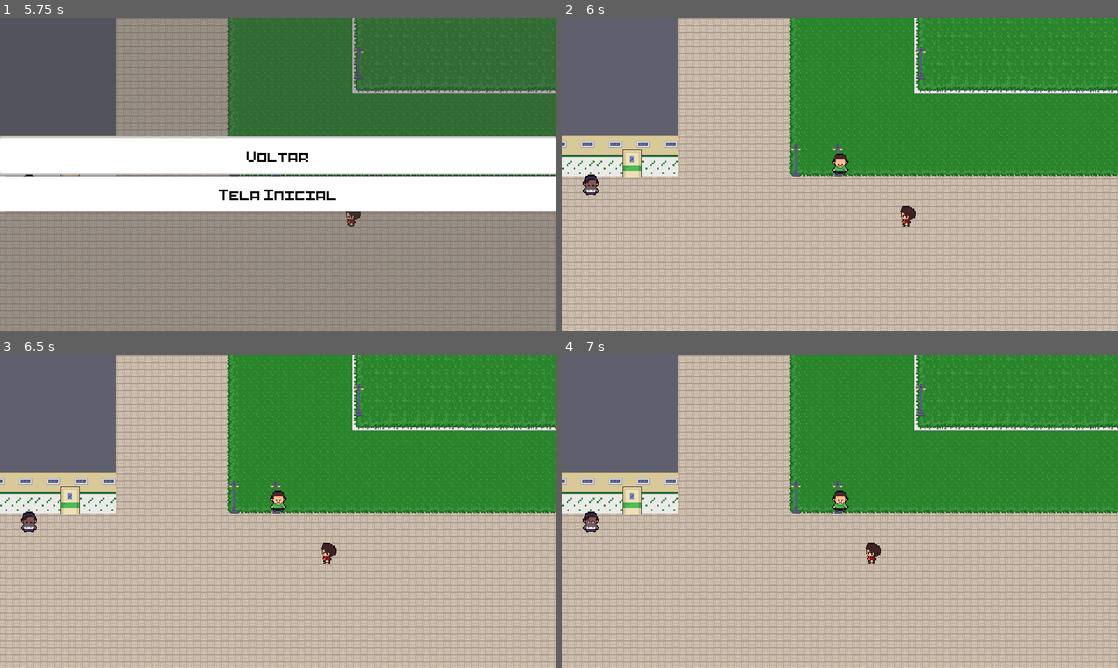
Above: before the commit, frames 1-4 (two rows, left to right).
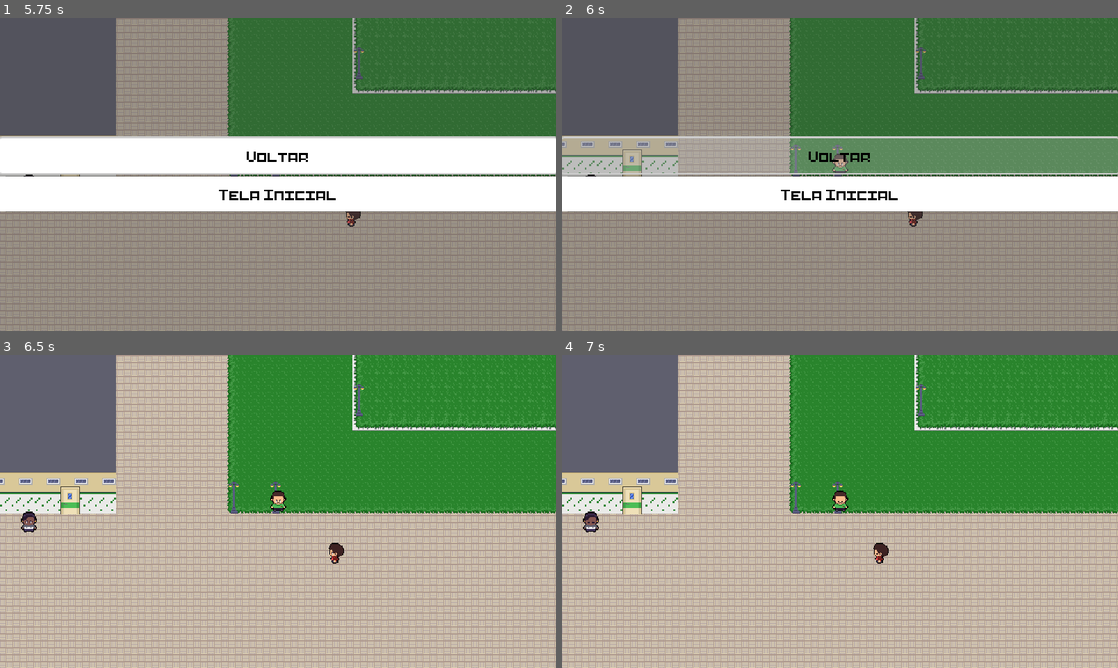
Above: after the commit, the same moments.

Repository: 1sad0ra/OpalaGames
Game: Godot game, scene res://cenas/ui_cenas/tela_incial.tscn
Same seed, same stepped clock (60 frames per second), same inputs: the game is played once before the commit and once after it.
Inputs (mouse positions are in pixels of both pictures, inside the frame that each line leads up to):
- Up to frame 1 (5.75 s): click "Jogar" at 0.5 s; tap Enter (ui_accept) at 1.25, 1.52, 2.27, 3.77, 4.52, 5, 5.27 s; move the mouse to (400, 158) at 1.27 s; hold D (direita) 1.28-2.03 s; tap E (interact) every 0.75 s from 1.35 to 5.1 s; move the mouse to (166, 190) at 2.02 s; hold S (baixo) 2.03-2.78 s; move the mouse to (333, 105) at 2.77 s; hold D (direita) 2.78-3.53 s; move the mouse to (250, 237) at 3.52 s; hold W (cima) 3.53-4.28 s; move the mouse to (444, 221) at 4.27 s; hold A (esquerda) from 4.28 s (still down); tap Space (cancelar) at 4.9 s; move the mouse to (111, 127) at 5.02 s; tap Escape (ui_cancel) at 5.65 s
- Up to frame 2 (6 s): release A (esquerda) at 5.75 s; click "Voltar" at 5.75 s
- Up to frame 3 (6.5 s): no input
- Up to frame 4 (7 s): move the mouse to (867, 511) at 6.52 s; hold S (baixo) from 6.53 s (still down); tap E (interact) at 6.6 s

Frame 1 is identical in both runs. In frame 2, 90% of the frame differs, in the area x 0-100%, y 0-100%; in frame 3, 0.2%; in frame 4, 0.2%.

Commit message:
add
Som no menu de pause

Diff:
--- a/new-game-project/cenas/enigmas/enigma_1.tscn
+++ b/new-game-project/cenas/enigmas/enigma_1.tscn
@@ -29,6 +29,21 @@
 "speed": 1.0
 }]
 
+[sub_resource type="Animation" id="Animation_ww6hv"]
+length = 0.001
+tracks/0/type = "value"
+tracks/0/imported = false
+tracks/0/enabled = true
+tracks/0/path = NodePath(".:frame")
+tracks/0/interp = 1
+tracks/0/loop_wrap = true
+tracks/0/keys = {
+"times": PackedFloat32Array(0),
+"transitions": PackedFloat32Array(1),
+"update": 1,
+"values": [0]
+}
+
 [sub_resource type="Animation" id="Animation_3jwc0"]
 resource_name = "abrirarmario"
 tracks/0/type = "value"
@@ -42,21 +57,6 @@
 "transitions": PackedFloat32Array(1, 1),
 "update": 1,
 "values": [0, 1]
-}
-
-[sub_resource type="Animation" id="Animation_ww6hv"]
-length = 0.001
-tracks/0/type = "value"
-tracks/0/imported = false
-tracks/0/enabled = true
-tracks/0/path = NodePath(".:frame")
-tracks/0/interp = 1
-tracks/0/loop_wrap = true
-tracks/0/keys = {
-"times": PackedFloat32Array(0),
-"transitions": PackedFloat32Array(1),
-"update": 1,
-"values": [0]
 }
 
 [sub_resource type="AnimationLibrary" id="AnimationLibrary_jb2ht"]
--- a/new-game-project/cenas/enigmas/enigma_2.tscn
+++ b/new-game-project/cenas/enigmas/enigma_2.tscn
@@ -28,6 +28,21 @@
 [sub_resource type="CircleShape2D" id="CircleShape2D_15uim"]
 radius = 20.0998
 
+[sub_resource type="Animation" id="Animation_aqchf"]
+length = 0.001
+tracks/0/type = "value"
+tracks/0/imported = false
+tracks/0/enabled = true
+tracks/0/path = NodePath("AnimatedSprite2D:frame")
+tracks/0/interp = 1
+tracks/0/loop_wrap = true
+tracks/0/keys = {
+"times": PackedFloat32Array(0),
+"transitions": PackedFloat32Array(1),
+"update": 1,
+"values": [0]
+}
+
 [sub_resource type="Animation" id="Animation_0od80"]
 resource_name = "abrircofre"
 tracks/0/type = "value"
@@ -41,21 +56,6 @@
 "transitions": PackedFloat32Array(1, 1),
 "update": 1,
 "values": [0, 1]
-}
-
-[sub_resource type="Animation" id="Animation_aqchf"]
-length = 0.001
-tracks/0/type = "value"
-tracks/0/imported = false
-tracks/0/enabled = true
-tracks/0/path = NodePath("AnimatedSprite2D:frame")
-tracks/0/interp = 1
-tracks/0/loop_wrap = true
-tracks/0/keys = {
-"times": PackedFloat32Array(0),
-"transitions": PackedFloat32Array(1),
-"update": 1,
-"values": [0]
 }
 
 [sub_resource type="AnimationLibrary" id="AnimationLibrary_npg63"]
--- a/new-game-project/cenas/ui_cenas/pause_menu.tscn
+++ b/new-game-project/cenas/ui_cenas/pause_menu.tscn
@@ -1,7 +1,9 @@
-[gd_scene load_steps=8 format=3 uid="uid://1alig4m0bgfe"]
+[gd_scene load_steps=10 format=3 uid="uid://1alig4m0bgfe"]
 
 [ext_resource type="FontFile" uid="uid://dhq1kbwvasqme" path="res://assets/pixel_Fonte/pixelart.ttf" id="1_4p0wh"]
 [ext_resource type="Script" uid="uid://b5d6bxa7r0csu" path="res://scripts/ui_scripts/pause_menu.gd" id="1_l31ko"]
+[ext_resource type="AudioStream" uid="uid://c00f3aynuhcuo" path="res://sounds/click-21156.wav" id="3_d1soj"]
+[ext_resource type="AudioStream" uid="uid://v84oetfns8fu" path="res://sounds/ui-sounds-pack-3-7-359721.mp3" id="4_nsymu"]
 
 [sub_resource type="StyleBoxFlat" id="StyleBoxFlat_l31ko"]
 bg_color = Color(1, 1, 1, 0.203922)
@@ -48,7 +50,7 @@
 grow_horizontal = 2
 grow_vertical = 2
 
-[node name="Voltar_Button1" type="Button" parent="menu_holder"]
+[node name="Voltar_Button1" type="Button" parent="menu_holder" groups=["menu_buttons"]]
 custom_minimum_size = Vector2(40, 40)
 layout_mode = 2
 theme_override_colors/font_hover_color = Color(0, 0, 0, 1)
@@ -63,7 +65,7 @@
 shortcut = SubResource("Shortcut_krjn7")
 text = "Voltar"
 
-[node name="Menu_Button2" type="Button" parent="menu_holder"]
+[node name="Menu_Button2" type="Button" parent="menu_holder" groups=["menu_buttons"]]
 custom_minimum_size = Vector2(40, 40)
 layout_mode = 2
 theme_override_colors/font_hover_color = Color(0, 0, 0, 1)
@@ -77,5 +79,12 @@
 theme_override_styles/normal = SubResource("StyleBoxFlat_sfxr3")
 text = "Tela Inicial"
 
+[node name="ClickPlayer" type="AudioStreamPlayer2D" parent="."]
+stream = ExtResource("3_d1soj")
+volume_db = 24.0
+
+[node name="HoverPlayer" type="AudioStreamPlayer2D" parent="."]
+stream = ExtResource("4_nsymu")
+
 [connection signal="pressed" from="menu_holder/Voltar_Button1" to="." method="_on_voltar_button_1_pressed"]
 [connection signal="pressed" from="menu_holder/Menu_Button2" to="." method="_on_menu_button_2_pressed"]
--- a/new-game-project/scripts/ui_scripts/pause_menu.gd
+++ b/new-game-project/scripts/ui_scripts/pause_menu.gd
@@ -1,9 +1,15 @@
 extends CanvasLayer
 
 @onready var voltar_button_1: Button = $menu_holder/Voltar_Button1
+@onready var click_player = $ClickPlayer
+@onready var hover_player = $HoverPlayer
 
 func _ready():
 	visible = false
+
+	for button in get_tree().get_nodes_in_group("menu_buttons"):
+		button.mouse_entered.connect(_on_button_hover)
+		button.pressed.connect(_on_button_pressed)
 
 func _process(delta):
 	pass
@@ -14,11 +20,20 @@
 		get_tree().paused = true
 		voltar_button_1.grab_focus()
 
+func _on_button_hover():
+	hover_player.play()
+
+func _on_button_pressed():
+	click_player.play()
 
 func _on_voltar_button_1_pressed():
+	click_player.play()
+	await get_tree().create_timer(0.2).timeout
 	get_tree().paused = false
 	visible = false
 
 func _on_menu_button_2_pressed():
+	click_player.play()
+	await get_tree().create_timer(0.2).timeout
 	get_tree().paused = false
 	get_tree().change_scene_to_file("res://cenas/ui_cenas/tela_incial.tscn")
